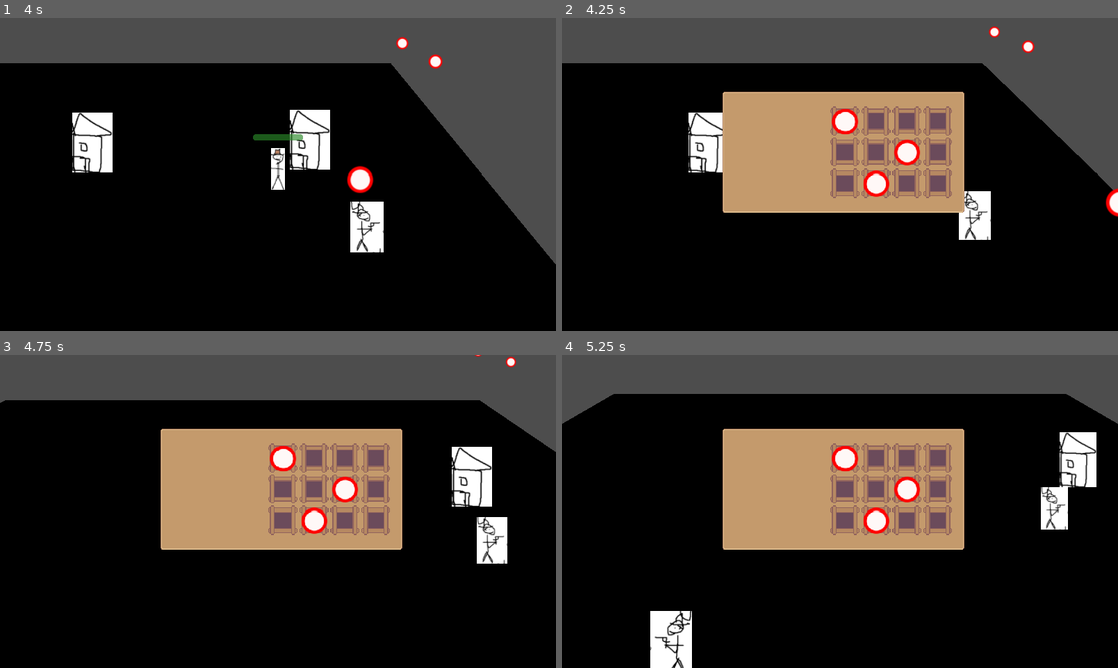
Above: before the commit, frames 1-4 (two rows, left to right).
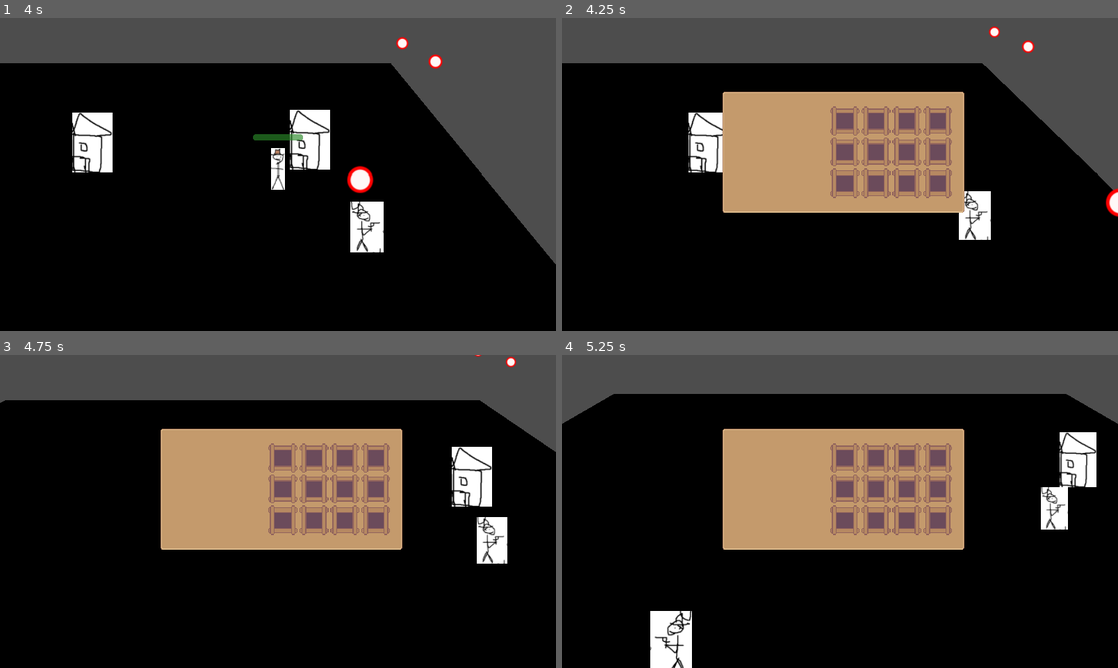
Above: after the commit, the same moments.

Repository: Tristan-Walker/2DTopDownWesternSurvivor
Game: Godot game, scene res://main.tscn
Two runs of this game, one before a commit and one after it. Both use one fixed random seed, a clock stepped at 60 frames per second and the inputs below.
Inputs (mouse positions are in pixels of both pictures, inside the frame that each line leads up to):
- Up to frame 1 (4 s): tap Enter at 0.5 s; move the mouse to (400, 158) at 0.52 s; press the mouse at (400, 158) at 0.53 s; hold D (move_right) 0.53-1.28 s; move the mouse to (166, 190) at 1.27 s; release the mouse at (166, 190) at 1.28 s; hold S (move_down) 1.28-2.03 s; click (166, 190) at 1.35 s; move the mouse to (333, 105) at 2.02 s; press the mouse at (333, 105) at 2.03 s; hold D (move_right) 2.03-2.78 s; move the mouse to (250, 237) at 2.77 s; release the mouse at (250, 237) at 2.78 s; hold W (move_up) 2.78-3.53 s; click (250, 237) at 2.85 s; move the mouse to (444, 221) at 3.52 s; press the mouse at (444, 221) at 3.53 s; hold A (move_left) from 3.53 s (still down)
- Up to frame 2 (4.25 s): keep holding A (move_left); tap E (inventory) at 4.15 s
- Up to frame 3 (4.75 s): keep holding A (move_left); move the mouse to (111, 464) at 4.27 s; release the mouse at (111, 464) at 4.28 s; click (111, 464) at 4.35 s
- Up to frame 4 (5.25 s): move the mouse to (867, 511) at 5.02 s; release A (move_left) at 5.03 s; press the mouse at (867, 511) at 5.03 s; hold S (move_down) from 5.03 s (still down)

Frame 1 is identical in both runs. In frame 2, 0.9% of the frame differs, in the area x 48-65%, y 29-58%; in frame 3, 0.9%; in frame 4, 0.9%.

Commit message:
inventory script complete

Diff:
--- a/Inventory/inv_slot.gd
+++ b/Inventory/inv_slot.gd
@@ -1,10 +1,15 @@
 extends Panel
 
 @onready var item_visual: Sprite2D = $CenterContainer/Panel/ItemDisplay
+@onready var amount_text: Label = $CenterContainer/Panel/Label
 
-func update(item: InvItem):
-	if !item:
+func update(slot: InvItemSlot):
+	if !slot.item:
 		item_visual.visible = false
+		amount_text.visible = false
 	else:
 		item_visual.visible = true
-		item_visual.texture = item.texture
+		item_visual.texture = slot.item.texture
+		if slot.amount > 1:
+			amount_text.visible = true
+		amount_text.text = str(slot.amount)
--- a/Inventory/inv_slot.tscn
+++ b/Inventory/inv_slot.tscn
@@ -25,3 +25,14 @@
 layout_mode = 2
 
 [node name="ItemDisplay" type="Sprite2D" parent="CenterContainer/Panel" unique_id=170377653]
+
+[node name="Label" type="Label" parent="CenterContainer/Panel" unique_id=423520610]
+custom_minimum_size = Vector2(19, 23)
+layout_mode = 0
+offset_left = 4.0
+offset_top = 3.0
+offset_right = 23.0
+offset_bottom = 26.0
+scale = Vector2(0.6, 0.6)
+text = "99"
+horizontal_alignment = 2
--- a/Inventory/inv_ui.gd
+++ b/Inventory/inv_ui.gd
@@ -6,12 +6,13 @@
 var is_open = false
 
 func _ready():
+	inv.update.connect(update_slots)
 	update_slots()
 	toggle_visibility()
 
 func update_slots():
-	for i in range(min(inv.items.size(), slots.size())):
-		slots[i].update(inv.items[i])
+	for i in range(min(inv.slots.size(), slots.size())):
+		slots[i].update(inv.slots[i])
 
 func _process(delta: float) -> void:
 	if Input.is_action_just_pressed("inventory"):
--- a/Inventory/inventory.gd
+++ b/Inventory/inventory.gd
@@ -2,4 +2,17 @@
 
 class_name Inv
 
-@export var items: Array[InvItem]
+signal update
+
+@export var slots: Array[InvItemSlot]
+
+func insert(item: InvItem):
+	var itemslots = slots.filter(func(slot): return slot.item == item)
+	if !itemslots.is_empty():
+		itemslots[0].amount += 1
+	else:
+		var emptyslots = slots.filter(func(slot): return slot.item == null)
+		if !emptyslots.is_empty():
+			emptyslots[0].item = item
+			emptyslots[0].amount = 1
+	update.emit()
--- a/Inventory/playerinv.tres
+++ b/Inventory/playerinv.tres
@@ -1,10 +1,57 @@
 [gd_resource type="Resource" script_class="Inv" format=3 uid="uid://b8hqysbit3348"]
 
-[ext_resource type="Script" uid="uid://ujj5r6mqddei" path="res://Inventory/inventory_item.gd" id="1_jtkq5"]
-[ext_resource type="Resource" uid="uid://bkw5iljvh2u2l" path="res://Inventory/currency.tres" id="2_7ec12"]
 [ext_resource type="Script" uid="uid://dnfnc3xir74u" path="res://Inventory/inventory.gd" id="2_j5s0h"]
+[ext_resource type="Script" uid="uid://h2cabeyvndt2" path="res://inv_item_slot.gd" id="2_jtkq5"]
+
+[sub_resource type="Resource" id="Resource_j5s0h"]
+script = ExtResource("2_jtkq5")
+metadata/_custom_type_script = "uid://h2cabeyvndt2"
+
+[sub_resource type="Resource" id="Resource_7ec12"]
+script = ExtResource("2_jtkq5")
+metadata/_custom_type_script = "uid://h2cabeyvndt2"
+
+[sub_resource type="Resource" id="Resource_xpsnh"]
+script = ExtResource("2_jtkq5")
+metadata/_custom_type_script = "uid://h2cabeyvndt2"
+
+[sub_resource type="Resource" id="Resource_u4rd8"]
+script = ExtResource("2_jtkq5")
+metadata/_custom_type_script = "uid://h2cabeyvndt2"
+
+[sub_resource type="Resource" id="Resource_ci5v0"]
+script = ExtResource("2_jtkq5")
+metadata/_custom_type_script = "uid://h2cabeyvndt2"
+
+[sub_resource type="Resource" id="Resource_5rcky"]
+script = ExtResource("2_jtkq5")
+metadata/_custom_type_script = "uid://h2cabeyvndt2"
+
+[sub_resource type="Resource" id="Resource_i2tkw"]
+script = ExtResource("2_jtkq5")
+metadata/_custom_type_script = "uid://h2cabeyvndt2"
+
+[sub_resource type="Resource" id="Resource_ds2jj"]
+script = ExtResource("2_jtkq5")
+metadata/_custom_type_script = "uid://h2cabeyvndt2"
+
+[sub_resource type="Resource" id="Resource_wlldp"]
+script = ExtResource("2_jtkq5")
+metadata/_custom_type_script = "uid://h2cabeyvndt2"
+
+[sub_resource type="Resource" id="Resource_bmw14"]
+script = ExtResource("2_jtkq5")
+metadata/_custom_type_script = "uid://h2cabeyvndt2"
+
+[sub_resource type="Resource" id="Resource_vuknw"]
+script = ExtResource("2_jtkq5")
+metadata/_custom_type_script = "uid://h2cabeyvndt2"
+
+[sub_resource type="Resource" id="Resource_yc7qm"]
+script = ExtResource("2_jtkq5")
+metadata/_custom_type_script = "uid://h2cabeyvndt2"
 
 [resource]
 script = ExtResource("2_j5s0h")
-items = Array[ExtResource("1_jtkq5")]([ExtResource("2_7ec12"), null, null, null, null, null, ExtResource("2_7ec12"), null, null, ExtResource("2_7ec12"), null, null])
+slots = Array[ExtResource("2_jtkq5")]([SubResource("Resource_j5s0h"), SubResource("Resource_7ec12"), SubResource("Resource_xpsnh"), SubResource("Resource_u4rd8"), SubResource("Resource_ci5v0"), SubResource("Resource_5rcky"), SubResource("Resource_i2tkw"), SubResource("Resource_ds2jj"), SubResource("Resource_wlldp"), SubResource("Resource_bmw14"), SubResource("Resource_vuknw"), SubResource("Resource_yc7qm")])
 metadata/_custom_type_script = "uid://dnfnc3xir74u"
--- a/character_body_3d.gd
+++ b/character_body_3d.gd
@@ -13,6 +13,7 @@
 var last_shoot_dir: Vector3 = Vector3.RIGHT   # Default direction
 
 @export var inv: Inv
+
 
 func _physics_process(_delta: float) -> void:
 
@@ -109,3 +110,7 @@
 		await get_tree().create_timer(0.05).timeout
 
 	is_invincible = false
+
+# ITEM COLLECTION
+func collect(item):
+	inv.insert(item)
--- /dev/null
+++ b/inv_item_slot.gd
@@ -0,0 +1,6 @@
+extends Resource
+
+class_name InvItemSlot
+
+@export var item: InvItem
+@export var amount: int
Not shown, added: inv_item_slot.gd.uid
